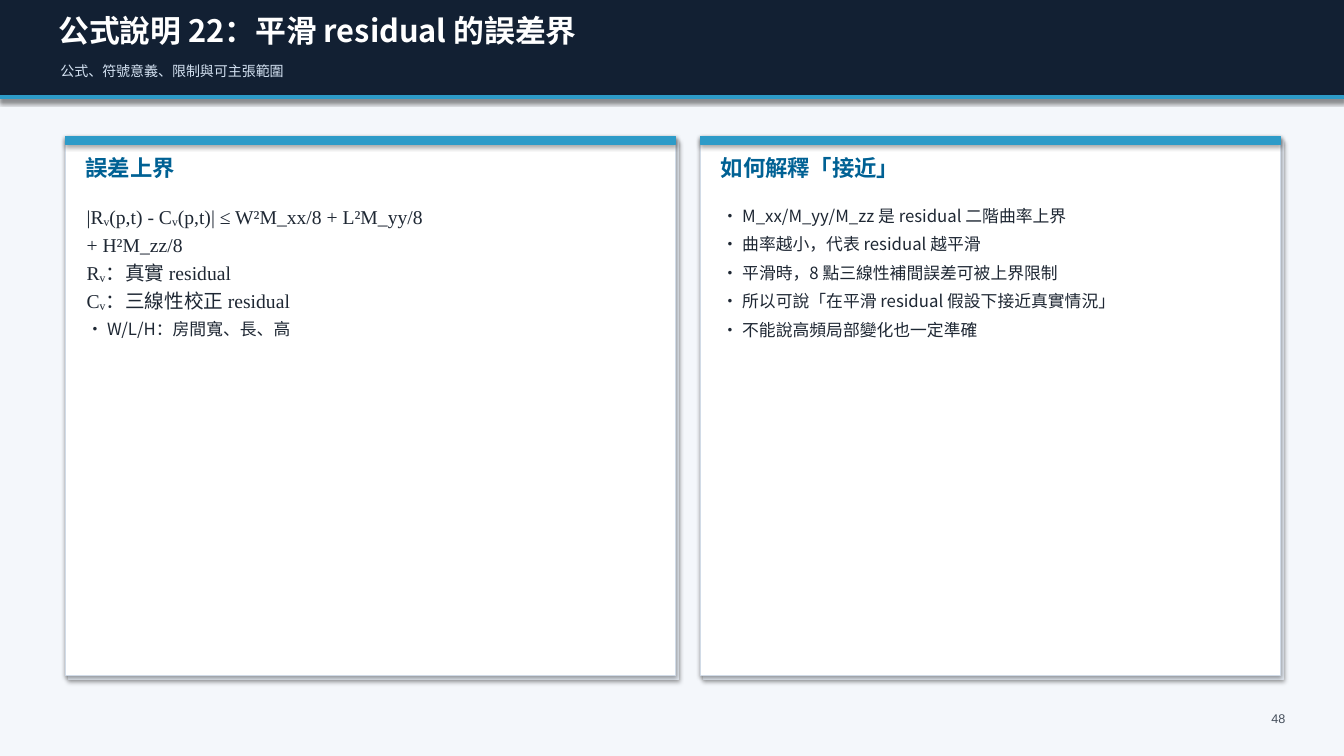
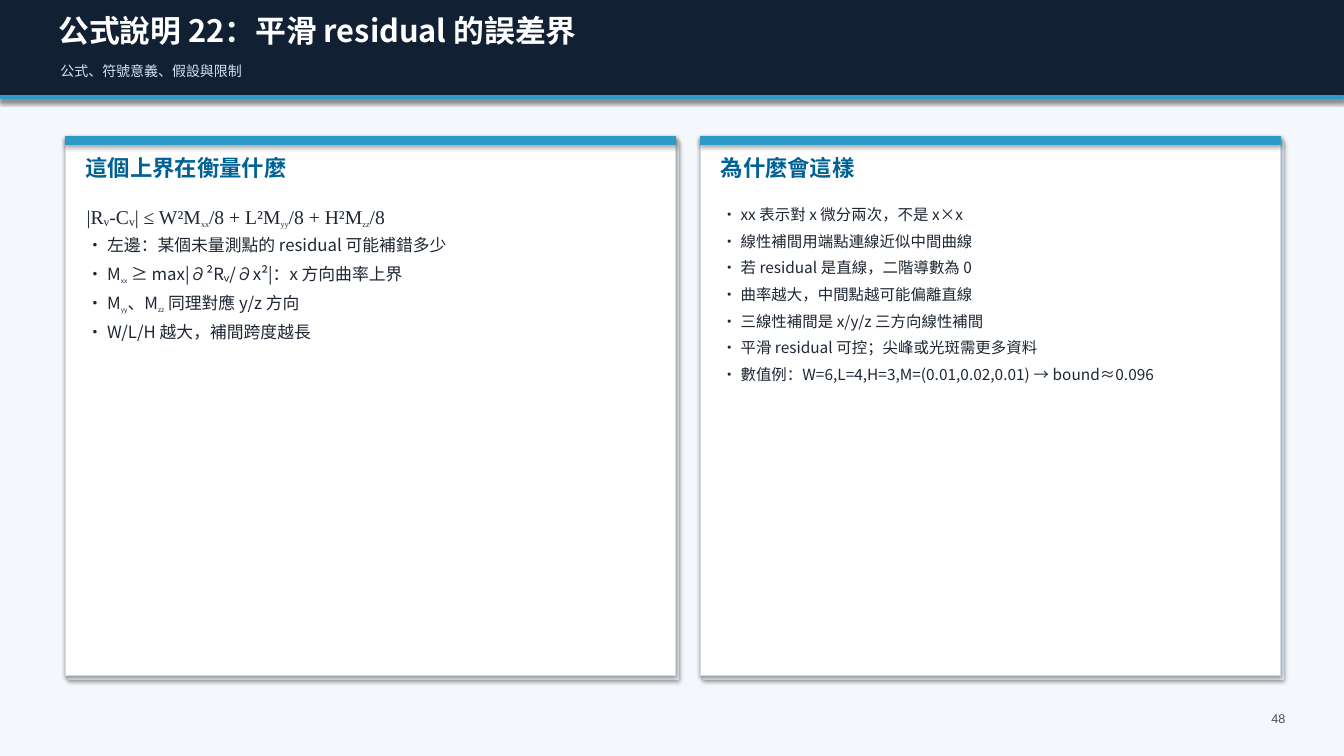
Before and after one commit to Yunitrish006006/A-Spatial-Digital-Twin-Prototype-for-Indoor-Spaces-with-Environmental-Factors, a slide deck: slide 48 of docs/papers/thesis/thesis_presentation_zh_30min.pptx. Drawn at 1344x756 pixels with LibreOffice and Linux fonts; fonts in the diff are those of the drawing. Boxes give left, top, right and bottom in pixels: in the first picture for what was removed or moved away, otherwise in the second. Text is boxed around its words. In the diff, an @@ line names an element or a change of style, - is before the commit and + after.

```diff
--- a/docs/papers/thesis/thesis_presentation_zh_30min.pptx
+++ b/docs/papers/thesis/thesis_presentation_zh_30min.pptx
@@ text at [60,64,241,77]: text changed @@
-公式、符號意義、限制與可主張範圍
+公式、符號意義、假設與限制
@@ text at [86,157,287,178]: text changed @@
-誤差上界
+這個上界在衡量什麼
@@ text at [721,157,855,178]: text changed @@
-如何解釋「接近」
+為什麼會這樣
@@ text at [741,207,1154,383]: text changed; size 12 to 11 pt @@
-• M_xx/M_yy/M_zz 是 residual 二階曲率上界
-• 曲率越小，代表 residual 越平滑
-• 平滑時，8 點三線性補間誤差可被上界限制
-• 所以可說「在平滑 residual 假設下接近真實情況」
-• 不能說高頻局部變化也一定準確
+• xx 表示對 x 微分兩次，不是 x×x
+• 線性補間用端點連線近似中間曲線
+• 若 residual 是直線，二階導數為 0
+• 曲率越大，中間點越可能偏離直線
+• 三線性補間是 x/y/z 三方向線性補間
+• 平滑 residual 可控；尖峰或光斑需更多資料
+• 數值例：W=6,L=4,H=3,M=(0.01,0.02,0.01) → bound≈0.096
@@ text at [87,210,447,341]: text changed; size 14 to 12 pt; font Times New Roman to Noto Sans CJK TC @@
-|Rᵥ(p,t) - Cᵥ(p,t)| ≤ W²M_xx/8 + L²M_yy/8
-+ H²M_zz/8
-Rᵥ：真實 residual
-Cᵥ：三線性校正 residual
-• W/L/H：房間寬、長、高
+|Rᵥ-Cᵥ| ≤ W²Mxx/8 + L²Myy/8 + H²Mzz/8
+• 左邊：某個未量測點的 residual 可能補錯多少
+• Mxx ≥ max|∂²Rᵥ/∂x²|：x 方向曲率上界
+• Myy、Mzz 同理對應 y/z 方向
+• W/L/H 越大，補間跨度越長
```
Also in this commit, not shown: 32 other slides changed, 20 other files.
